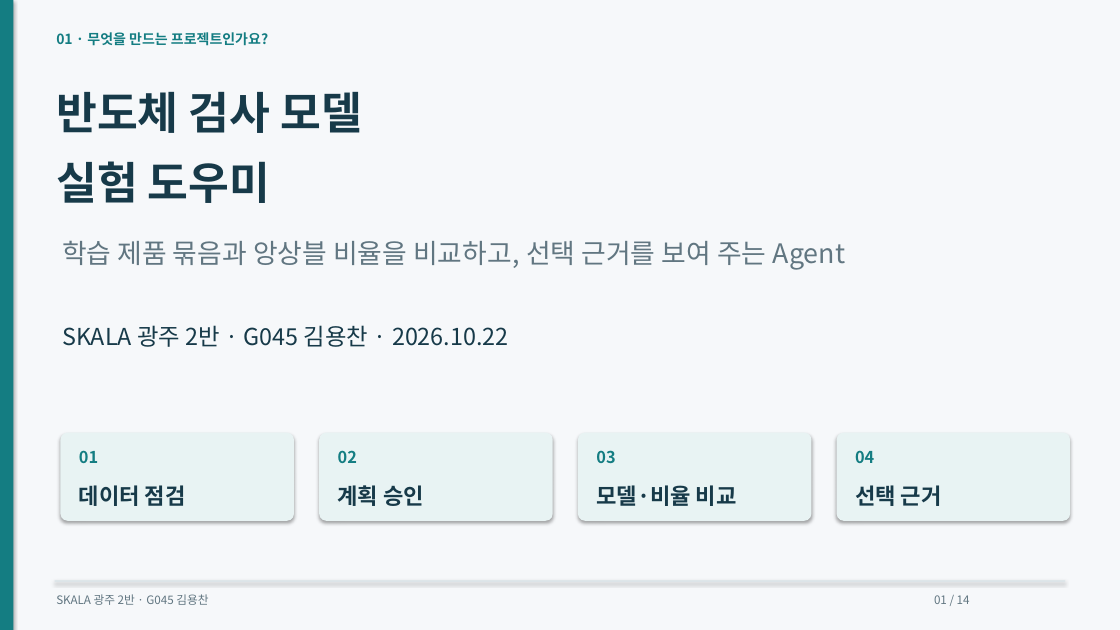
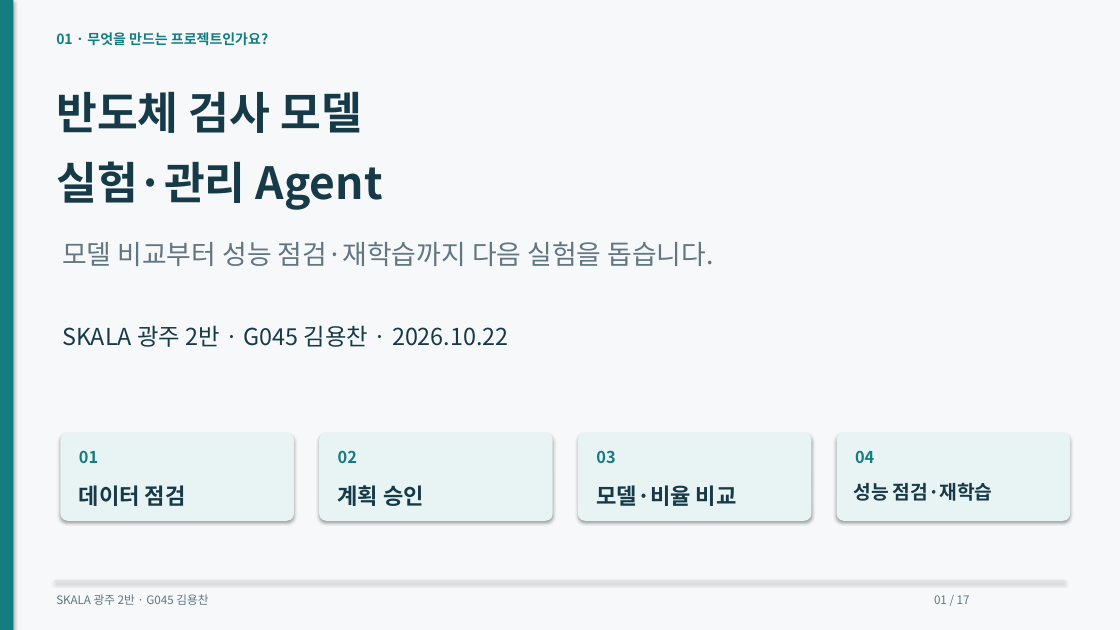
Before and after one commit to dragonchan95/Semiconductor-AI-Agent, a slide deck: slide 1 of docs/G045_Semiconductor_Agent.pptx. Drawn at 1120x630 pixels with LibreOffice and Linux fonts; fonts in the diff are those of the drawing. Boxes give left, top, right and bottom in pixels: in the first picture for what was removed or moved away, otherwise in the second. Text is boxed around its words. In the diff, an @@ line names an element or a change of style, - is before the commit and + after.

```diff
--- a/docs/G045_Semiconductor_Agent.pptx
+++ b/docs/G045_Semiconductor_Agent.pptx
@@ text at box(56, 161, 383, 210): text changed @@
-실험 도우미
+실험·관리 Agent
@@ text at box(62, 241, 715, 266): text changed @@
-학습 제품 묶음과 앙상블 비율을 비교하고, 선택 근거를 보여 주는 Agent
+모델 비교부터 성능 점검·재학습까지 다음 실험을 돕습니다.
@@ text at box(853, 482, 993, 501): text changed; size 19 to 16.5 pt @@
-선택 근거
+성능 점검·재학습
@@ text at box(934, 595, 970, 604): text changed @@
-01 / 14
+01 / 17
```
Also in this commit, not shown: 13 other slides changed, 3 slides added, 26 other files.
